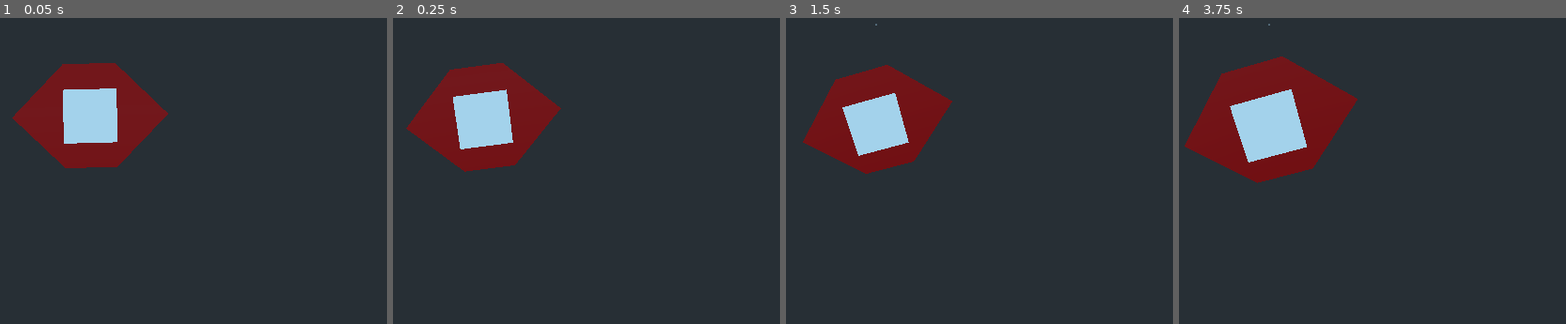
Above: before the commit, frames 1-4 (left to right).
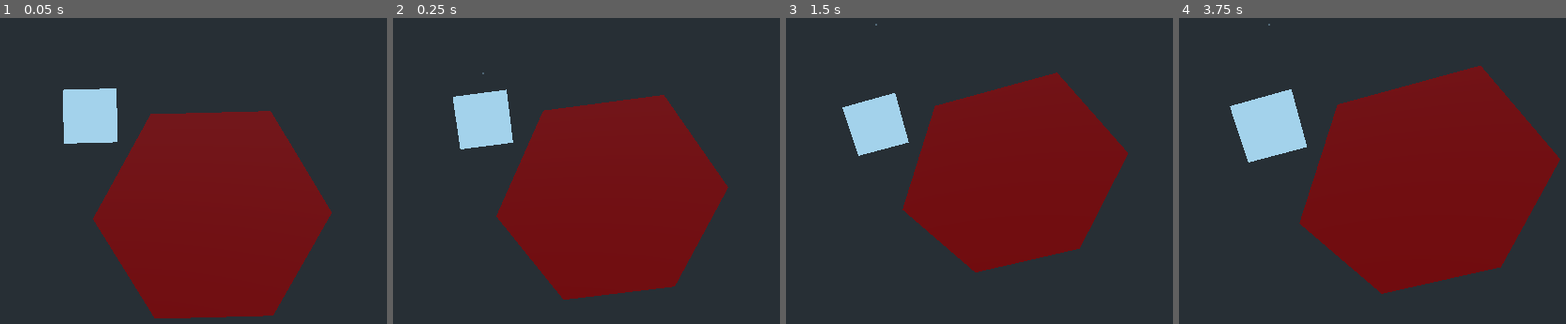
Above: after the commit, the same moments.

Repository: nestorac/earth
Game: Godot game, scene res://Globe.tscn
The game is run twice, just before and just after one commit, with the same random seed, the same clock (stepped at 60 frames per second) and the same inputs.
Inputs (mouse positions are in pixels of both pictures, inside the frame that each line leads up to):
- Up to frame 1 (0.05 s): no input
- Up to frame 2 (0.25 s): no input
- Up to frame 3 (1.5 s): move the mouse to (1041, 91) at 0.52 s; hold W (set_forest) 0.53-1.28 s; tap Enter at 1.25 s; move the mouse to (outside the picture) at 1.27 s; tap E (set_land) at 1.35 s
- Up to frame 4 (3.75 s): tap Space (spawn_cells) at 2, 2.85, 3.5 s; move the mouse to (1345, 18) at 2.02 s; hold Q (set_sea) 2.03-2.78 s; tap Enter at 2.75 s; move the mouse to (1233, 201) at 2.77 s; move the mouse to (1496, 180) at 3.52 s; hold Mouse wheel down (zoom_in) from 3.53 s (still down)

The runs differ from the first frame. In frame 1, 37% of the frame differs, in the area x 3-86%, y 14-99%; in frame 2, 34%; in frame 3, 32%; in frame 4, 42%, in the area x 1-99%, y 12-91%.
Error in both runs: Attempt to call function 'get_surface_material' in base 'null instance' on a null instance. (res://Scripts/hexagon.gd:7)

Commit message:
Now, regular hexagon.

Diff:
--- a/Globe.tscn
+++ b/Globe.tscn
@@ -33,7 +33,7 @@
 [node name="MeshInstance2" type="MeshInstance" parent="."]
 
 [node name="MeshInstance3" type="MeshInstance" parent="."]
-transform = Transform( 1, 0, 0, 0, 1, 0, 0, 0, 1, 0, 0.485723, 0 )
+transform = Transform( 0.2, 0, 0, 0, 0.2, 0, 0, 0, 0.2, 0, 0.485723, 0 )
 
 [node name="MeshInstance4" type="MeshInstance" parent="."]
 transform = Transform( 0.5, 0, 0, 0, 0.5, 0, 0, 0, 0.5, 0, 0.685515, 0 )
--- a/Scripts/HexGen.gd
+++ b/Scripts/HexGen.gd
@@ -8,19 +8,26 @@
 
 
 func _ready():
-	vertices.push_back(Vector3(-0.5,0,1))
-	vertices.push_back(Vector3(-1.5,0,0))
-	vertices.push_back(Vector3(-0.5,0,-1))
-	vertices.push_back(Vector3(0.5,0,-1))
-	vertices.push_back(Vector3(1.5,0,0))
-	vertices.push_back(Vector3(0.5,0,1))
+#	vertices.push_back(Vector3(-0.5,0,1))
+#	vertices.push_back(Vector3(-1.5,0,0))
+#	vertices.push_back(Vector3(-0.5,0,-1))
+#	vertices.push_back(Vector3(0.5,0,-1))
+#	vertices.push_back(Vector3(1.5,0,0))
+#	vertices.push_back(Vector3(0.5,0,1))
+
+	vertices.push_back(Vector3(5.8,0,0))
+	vertices.push_back(Vector3(17.33,0,0))
+	vertices.push_back(Vector3(23.13,0,10))
+	vertices.push_back(Vector3(17.34,0,20))
+	vertices.push_back(Vector3(5.8,0,20))
+	vertices.push_back(Vector3(0,0,10))
 #
-	UVs.push_back(Vector2(0.5,1))
-	UVs.push_back(Vector2(1.5,0))
-	UVs.push_back(Vector2(0.5,-1))
-	UVs.push_back(Vector2(-0.5,-1))
-	UVs.push_back(Vector2(-1.5,0))
-	UVs.push_back(Vector2(-0.5,1))
+	UVs.push_back(Vector2(0,10))
+	UVs.push_back(Vector2(5,20))
+	UVs.push_back(Vector2(17.34,20))
+	UVs.push_back(Vector2(23.13,10))
+	UVs.push_back(Vector2(17.33,0))
+	UVs.push_back(Vector2(5.8,0))
 
 ##	vertices.push_back(Vector3(0,0,0))
 ##	vertices.push_back(Vector3(0,0,1))
